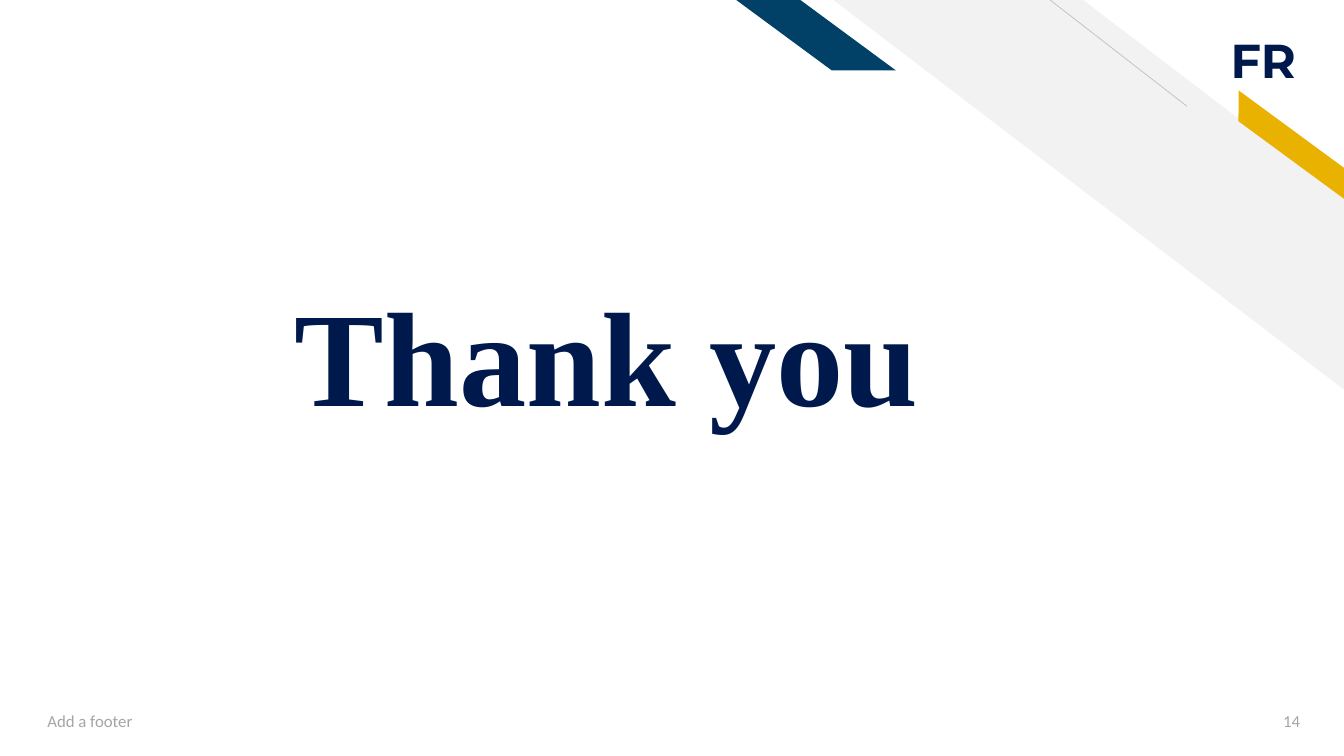
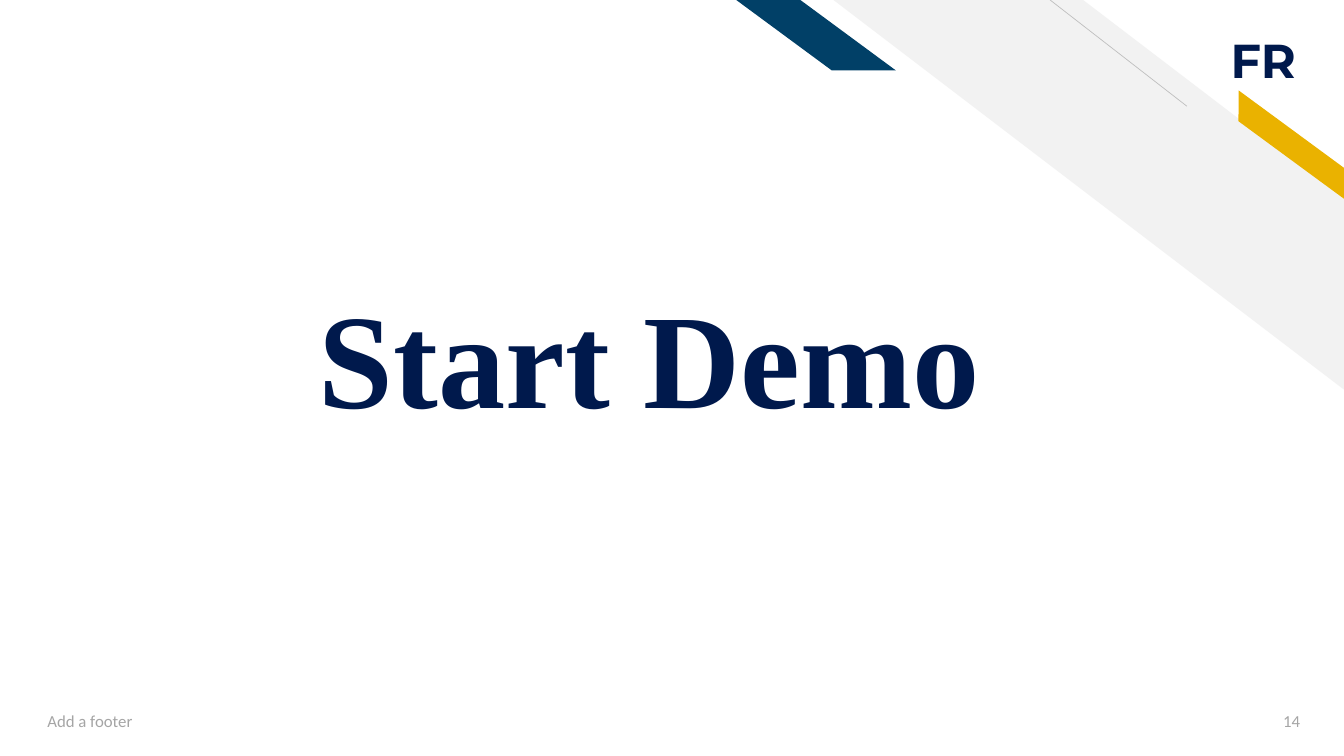
Before and after one commit to 0902535050/software_testing, a slide deck: slide 14 of Katalon-Studio-Testing API.pptx. Drawn at 1344x756 pixels with LibreOffice and Linux fonts; fonts in the diff are those of the drawing. Boxes give left, top, right and bottom in pixels: in the first picture for what was removed or moved away, otherwise in the second. Text is boxed around its words. In the diff, an @@ line names an element or a change of style, - is before the commit and + after.

```diff
--- a/Katalon-Studio-Testing API.pptx
+++ b/Katalon-Studio-Testing API.pptx
@@ title at [319,319,979,410]: text changed @@
-Thank you
+Start Demo
```
Also in this commit, not shown: 6 other slides changed, 7 slides added, 7 slides removed.
